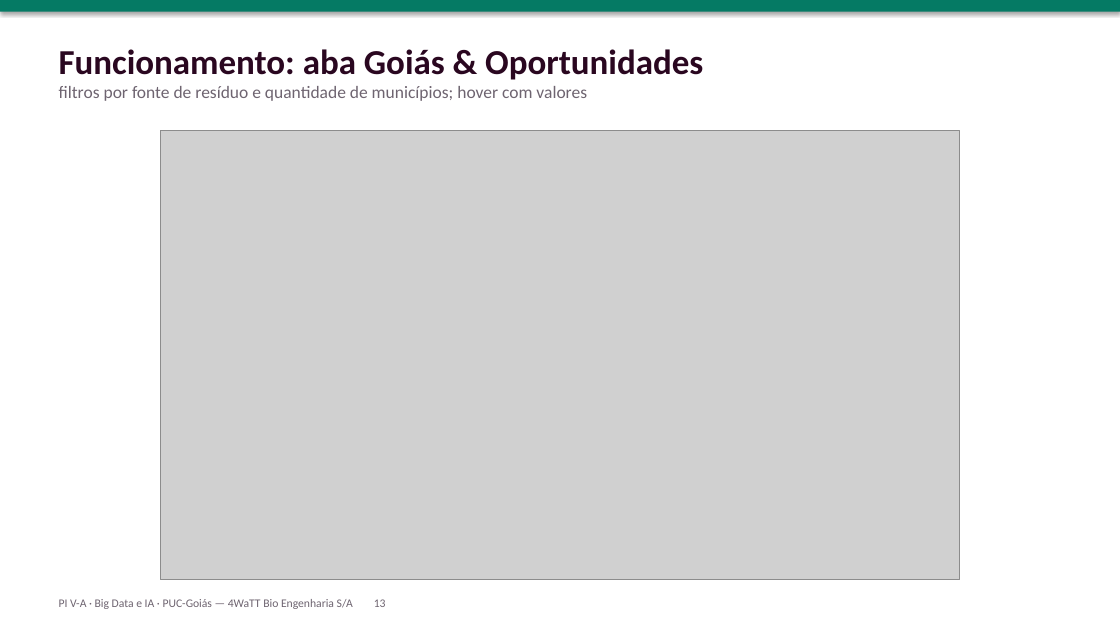
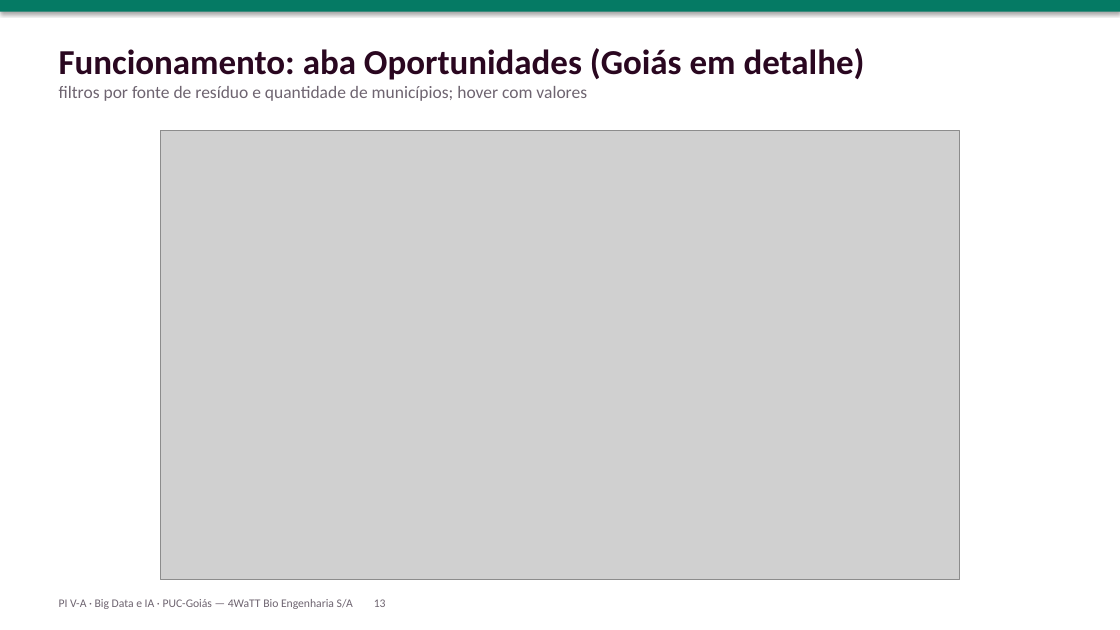
Before and after one commit to NathanC16/Radar-Econ-mico-do-Biometano, a slide deck: slide 13 of apresentacao/apresentacao_oral.pptx. Drawn at 1120x630 pixels with LibreOffice and Linux fonts; fonts in the diff are those of the drawing; grey boxes stand for pictures. Boxes give left, top, right and bottom in pixels: in the first picture for what was removed or moved away, otherwise in the second. Text is boxed around its words. In the diff, an @@ line names an element or a change of style, - is before the commit and + after.

Commit message:
Revisão dos insights: números conferidos com as fontes
- Preços: frase que comparava litros de diesel com preço do GNV agora mostra o
  valor calculado (R$ 6,12 por m³ em GO × GNV mais caro do país no mês)
- Goiás: maiores potenciais sucroenergéticos são Goiatuba, Edéia, Mineiros e Caçu
- Pecuária do estudo (402 mi m³/ano) identificada como dado de 2023; ordem dos
  rebanhos de GO calculada a partir dos dados
- Utilização de 38,7% descrita como do parque de usinas, não da usina média
- Projeção de 3.391 mil m³/d condicionada à entrada dos pedidos em análise
- Goiás não produz biometano (o agregado 'Outros' do boletim é SC)
- Nome da aba Oportunidades atualizado; capturas, relatório, slides e notebook

```diff
--- a/apresentacao/apresentacao_oral.pptx
+++ b/apresentacao/apresentacao_oral.pptx
@@ text at [59,48,865,80]: text changed @@
-Funcionamento: aba Goiás & Oportunidades
+Funcionamento: aba Oportunidades (Goiás em detalhe)
```
Also in this commit, not shown: 4 other slides changed, 5 other files.
